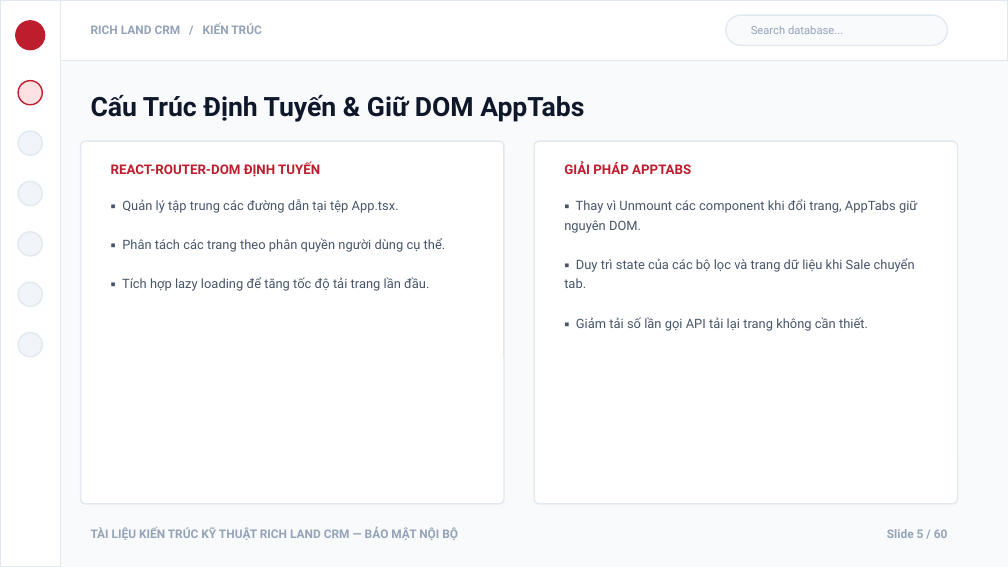
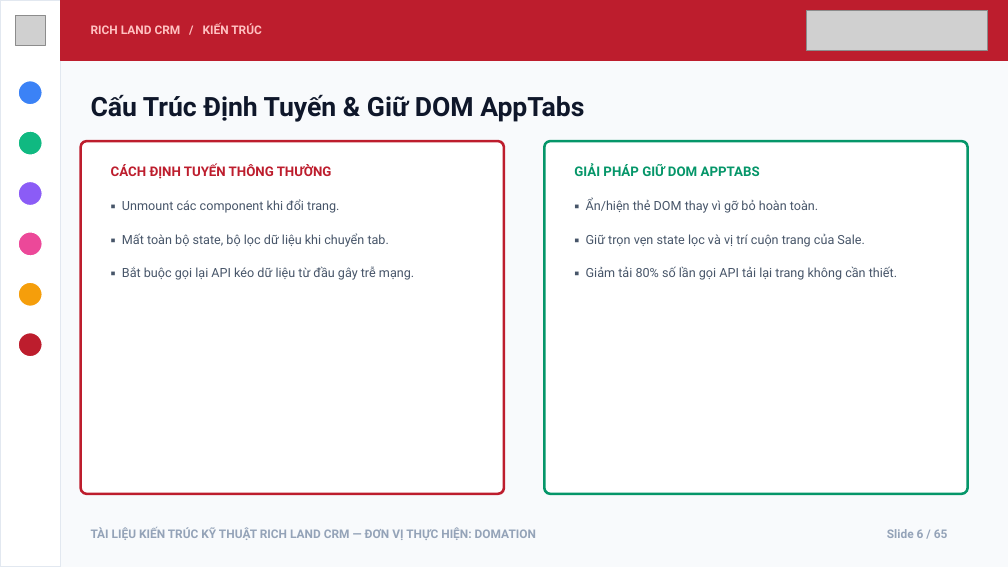
Before and after one commit to DEV-trongphuc/RICH-LAND, a slide deck: slide 6 of RichLand_System_Architecture_Presentation.pptx (slide 5 before the commit). Drawn at 1008x567 pixels with LibreOffice and Linux fonts; fonts in the diff are those of the drawing; grey boxes stand for pictures. Boxes give left, top, right and bottom in pixels: in the first picture for what was removed or moved away, otherwise in the second. Text is boxed around its words. In the diff, an @@ line names an element or a change of style, - is before the commit and + after.

```diff
--- a/RichLand_System_Architecture_Presentation.pptx
+++ b/RichLand_System_Architecture_Presentation.pptx
@@ rounded rectangle removed at <box>15,20,45,50</box> @@
@@ picture added at <box>15,15,45,45</box> @@
@@ rectangle at <box>60,0,1008,60</box>: fill #FFFFFF to #BD1D2D; outline #E2E8F0 1 pt to #BD1D2D 1 pt @@
@@ text "RICH LAND CRM / KIẾN ..." at <box>91,23,262,34</box>: text colour #94A3B8 to #FFC1C1 @@
@@ rounded rectangle removed at <box>726,15,948,45</box> @@
@@ text removed at <box>751,26,843,34</box> @@
-Search database...
@@ picture added at <box>806,10,988,50</box> @@
@@ rounded rectangle at <box>18,81,42,105</box>: fill #FEE2E2 to #3B82F6; outline #BD1D2D 1 pt to #FFFFFF 1 pt; proportions changed @@
@@ rounded rectangle at <box>18,131,42,155</box>: fill #F1F5F9 to #10B981; outline #E2E8F0 1 pt to #FFFFFF 1 pt; proportions changed @@
@@ rounded rectangle: place and size @@
-rounded rectangle at <box>81,141,504,504</box>
+rounded rectangle at <box>81,141,504,494</box>
@@ rounded rectangle at <box>81,141,504,494</box>: outline #E2E8F0 1 pt to #BD1D2D 1.8 pt; proportions changed @@
@@ rounded rectangle: place and size @@
-rounded rectangle at <box>534,141,958,504</box>
+rounded rectangle at <box>544,141,968,494</box>
@@ rounded rectangle at <box>544,141,968,494</box>: outline #E2E8F0 1 pt to #059669 1.8 pt; proportions changed @@
@@ text "CÁCH ĐỊNH TUYẾN THÔNG THƯỜNG" at <box>111,164,332,179</box>: vertical alignment top to middle @@
@@ text at <box>111,164,332,179</box>: text changed @@
-REACT-ROUTER-DOM ĐỊNH TUYẾN
+CÁCH ĐỊNH TUYẾN THÔNG THƯỜNG
@@ text "GIẢI PHÁP GIỮ DOM APPTABS" at <box>574,164,760,176</box>: vertical alignment top to middle @@
@@ text at <box>574,164,760,176</box>: text changed; text colour #BD1D2D to #059669 @@
-GIẢI PHÁP APPTABS
+GIẢI PHÁP GIỮ DOM APPTABS
@@ rounded rectangle at <box>18,181,42,206</box>: fill #F1F5F9 to #8B5CF6; outline #E2E8F0 1 pt to #FFFFFF 1 pt; proportions changed @@
@@ text at <box>122,199,414,280</box>: text changed; size 9.2 to 9 pt @@
-▪ Quản lý tập trung các đường dẫn tại tệp App.tsx.
-▪ Phân tách các trang theo phân quyền người dùng cụ thể.
-▪ Tích hợp lazy loading để tăng tốc độ tải trang lần đầu.
+▪ Unmount các component khi đổi trang.
+▪ Mất toàn bộ state, bộ lọc dữ liệu khi chuyển tab.
+▪ Bắt buộc gọi lại API kéo dữ liệu từ đầu gây trễ mạng.
@@ text at <box>586,198,897,280</box>: text changed; size 9.2 to 9 pt @@
-▪ Thay vì Unmount các component khi đổi trang, AppTabs giữ nguyên DOM.
-▪ Duy trì state của các bộ lọc và trang dữ liệu khi Sale chuyển tab.
-▪ Giảm tải số lần gọi API tải lại trang không cần thiết.
+▪ Ẩn/hiện thẻ DOM thay vì gỡ bỏ hoàn toàn.
+▪ Giữ trọn vẹn state lọc và vị trí cuộn trang của Sale.
+▪ Giảm tải 80% số lần gọi API tải lại trang không cần thiết.
@@ rounded rectangle at <box>18,232,42,256</box>: fill #F1F5F9 to #EC4899; outline #E2E8F0 1 pt to #FFFFFF 1 pt; proportions changed @@
@@ rounded rectangle at <box>18,282,42,306</box>: fill #F1F5F9 to #F59E0B; outline #E2E8F0 1 pt to #FFFFFF 1 pt; proportions changed @@
@@ rounded rectangle at <box>18,333,42,357</box>: fill #F1F5F9 to #BD1D2D; outline #E2E8F0 1 pt to #FFFFFF 1 pt; proportions changed @@
@@ text at <box>91,527,536,540</box>: text changed @@
-TÀI LIỆU KIẾN TRÚC KỸ THUẬT RICH LAND CRM — BẢO MẬT NỘI BỘ
+TÀI LIỆU KIẾN TRÚC KỸ THUẬT RICH LAND CRM — ĐƠN VỊ THỰC HIỆN: DOMATION
```
Also in this commit, not shown: 45 other slides changed, 19 slides added, 14 slides removed, 3 other files.
